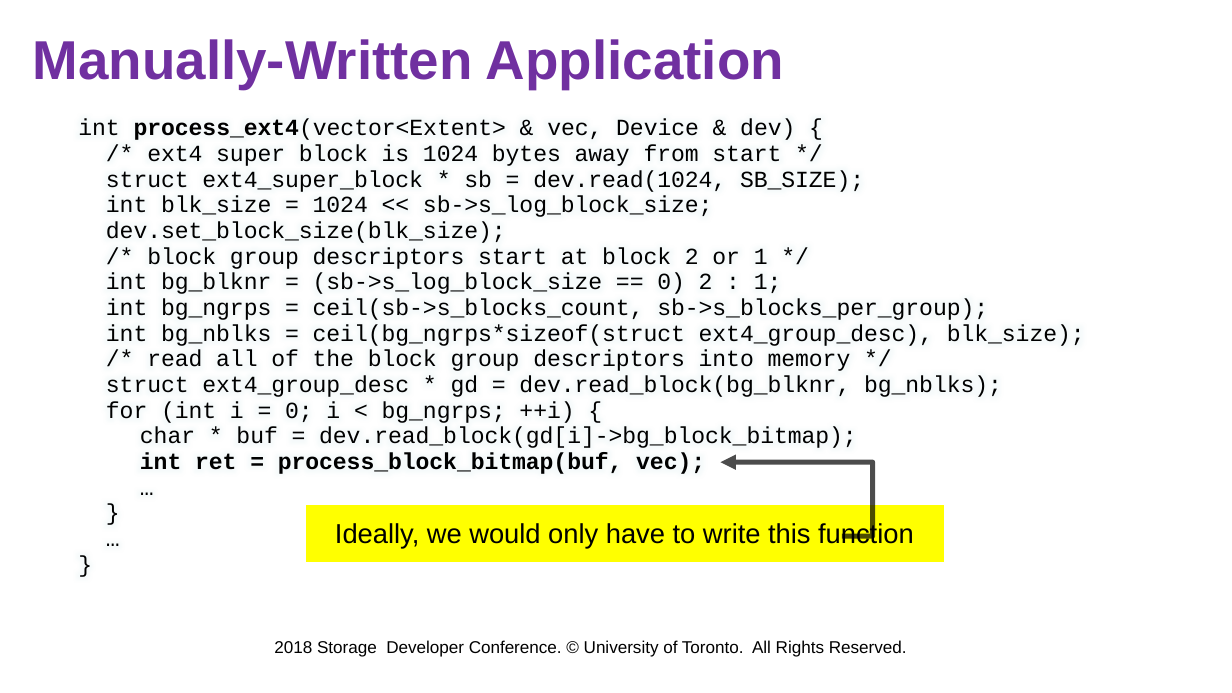
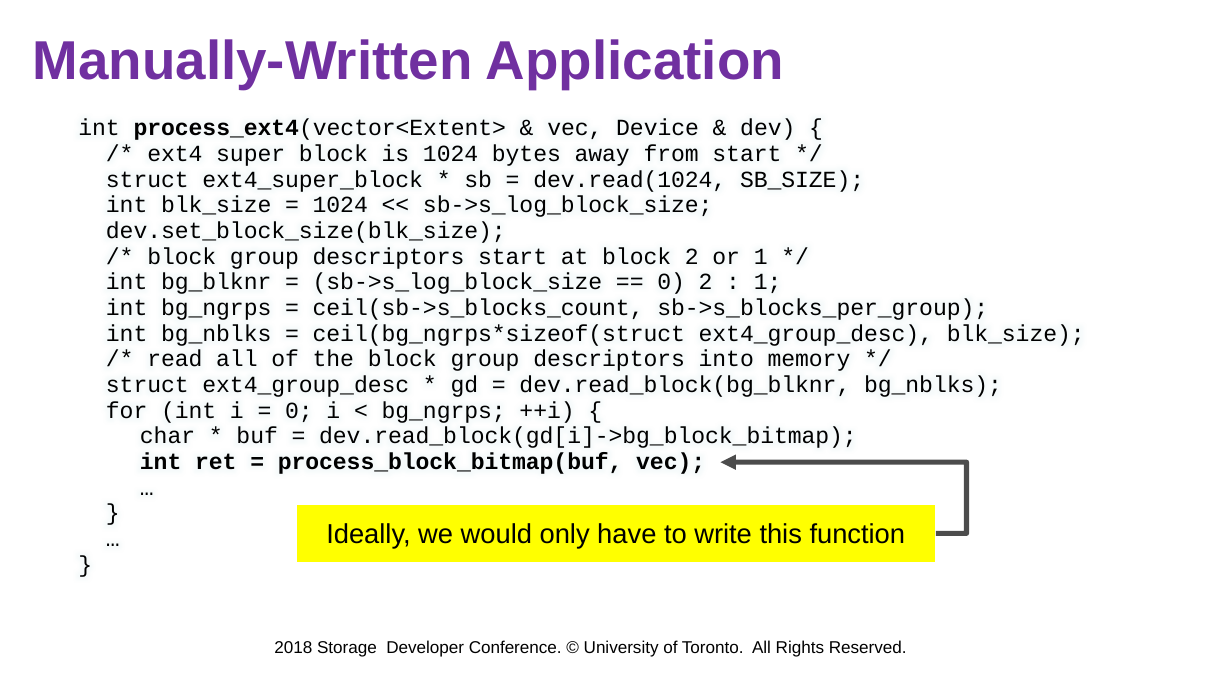
Before and after one commit to jacksun007/spiffy-paper, a slide deck: slide 41 of talk/sdc18_spiffy.pptx (slide 35 before the commit). Drawn at 1232x693 pixels with LibreOffice and Linux fonts; fonts in the diff are those of the drawing; background and template pictures are left out. Boxes give left, top, right and bottom in pixels: in the first picture for what was removed or moved away, otherwise in the second. Text is boxed around its words. In the diff, an @@ line names an element or a change of style, - is before the commit and + after.

```diff
--- a/talk/sdc18_spiffy.pptx
+++ b/talk/sdc18_spiffy.pptx
@@ elbow arrow moved from (841, 536) - (721, 462) to (936, 533) - (721, 462) @@
@@ rectangle "Ideally, we would only have ...": place and size @@
-rectangle "Ideally, we would only have ..." at <box>304,504,944,562</box>
+rectangle "Ideally, we would only have ..." at <box>296,504,935,562</box>
```
Also in this commit, not shown: 17 other slides changed, 6 slides added, 2 slides removed.
